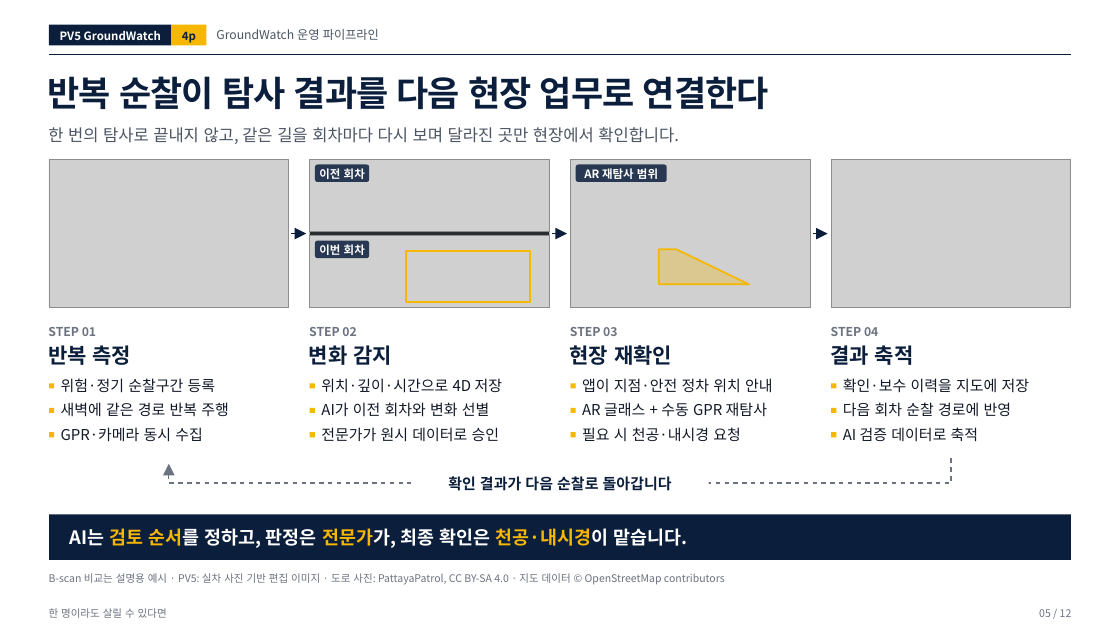
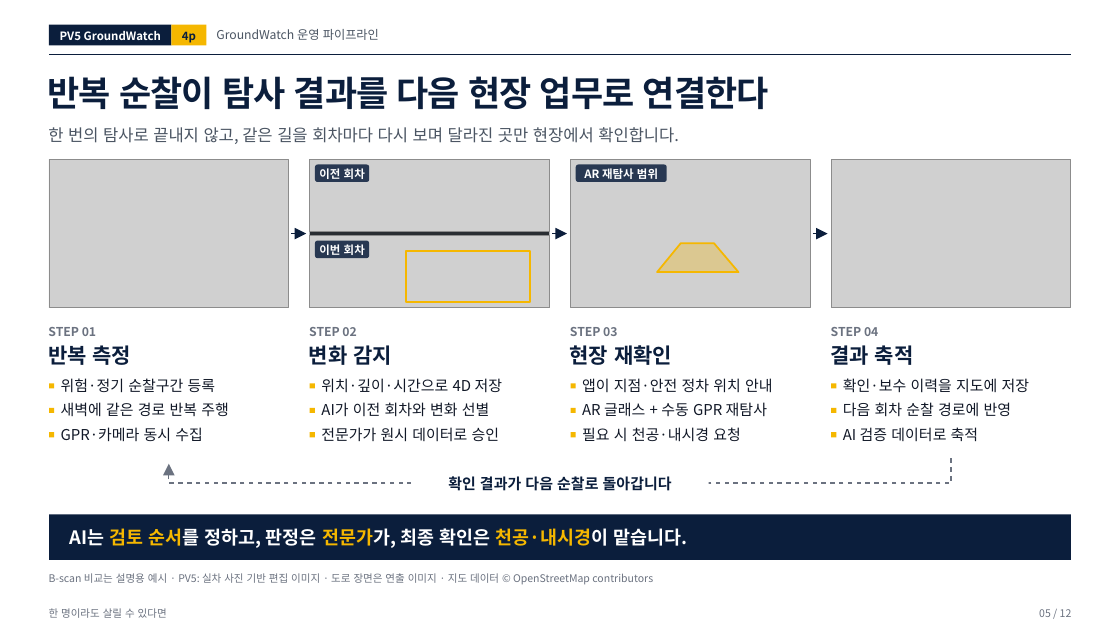
Before and after one commit to woojin-choe/pv5-hose-lab, a slide deck: slide 5 of ppt_all/PV5_GroundWatch_v3.pptx. Drawn at 1120x630 pixels with LibreOffice and Linux fonts; fonts in the diff are those of the drawing; grey boxes stand for pictures. Boxes give left, top, right and bottom in pixels: in the first picture for what was removed or moved away, otherwise in the second. Text is boxed around its words. In the diff, an @@ line names an element or a change of style, - is before the commit and + after.

```diff
--- a/ppt_all/PV5_GroundWatch_v3.pptx
+++ b/ppt_all/PV5_GroundWatch_v3.pptx
@@ freeform shape: place and size @@
-freeform shape at (659,250,749,285)
+freeform shape at (657,244,739,272)
@@ text at (49,573,653,585): text changed @@
-B-scan 비교는 설명용 예시 · PV5: 실차 사진 기반 편집 이미지 · 도로 사진: PattayaPatrol, CC BY-SA 4.0 · 지도 데이터 © OpenStreetMap contributors
+B-scan 비교는 설명용 예시 · PV5: 실차 사진 기반 편집 이미지 · 도로 장면은 연출 이미지 · 지도 데이터 © OpenStreetMap contributors
```
Also in this commit, not shown: 2 other slides changed, 13 other files.
